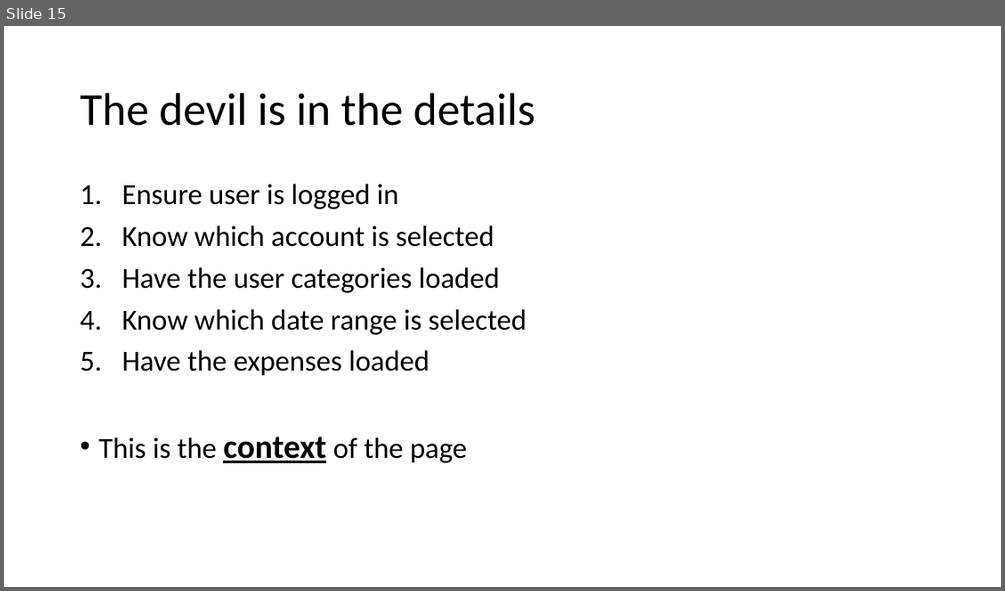
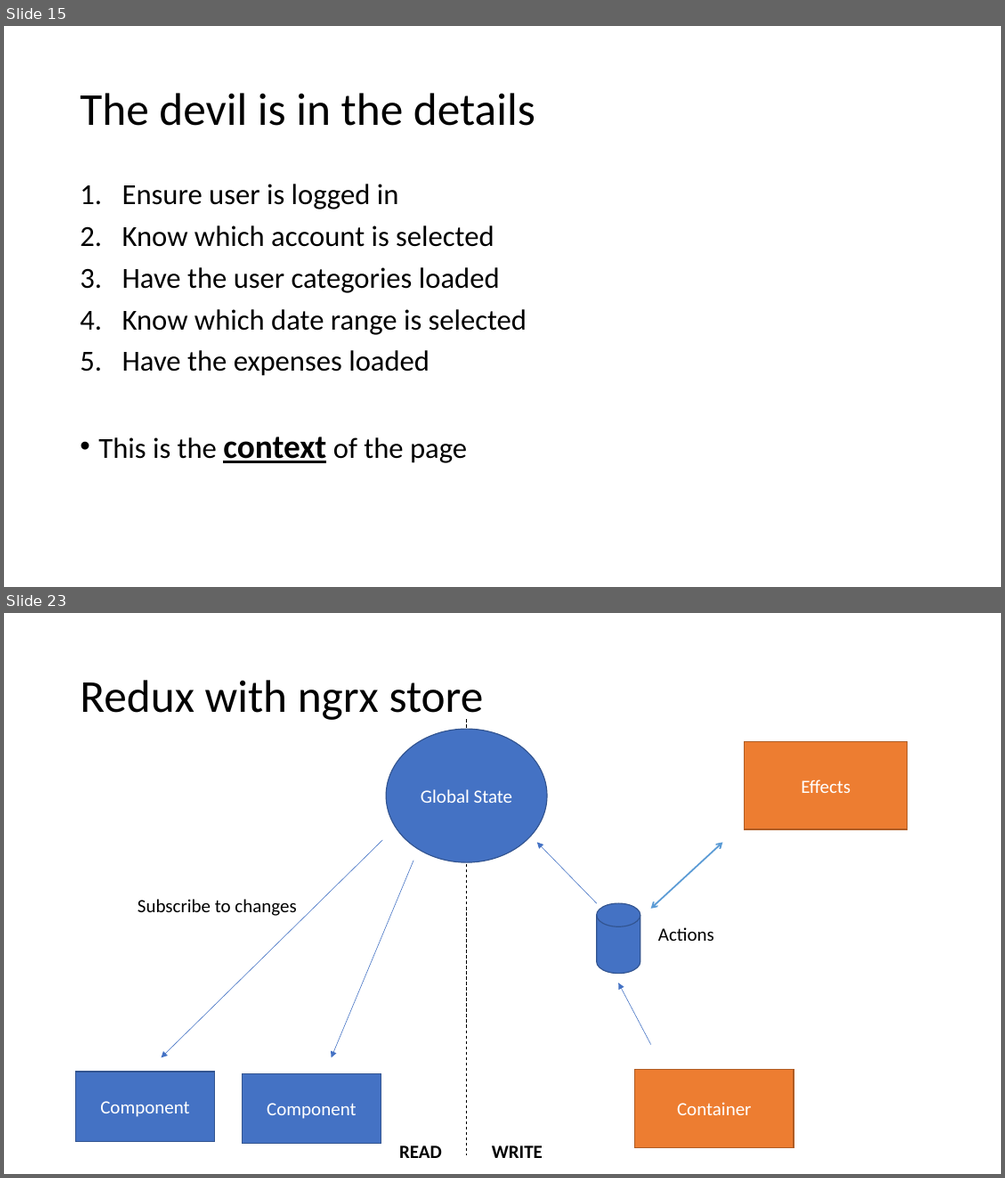
Before and after one commit to Kimserey/BlogArchive, a slide deck: angular/Frontend.pptx. Shown one above the other, each under a label of ours: slide 15 before the commit, slides 15 and 23 after it; the slides between them are not shown. The pictures are 1005x591 and 1005x1178 pixels, drawn with LibreOffice and Linux fonts; fonts in the diff are those of the drawing. Boxes give left, top, right and bottom in pixels: in the first picture for what was removed or moved away, otherwise in the second. Text is boxed around its words. In the diff, an @@ line names an element or a change of style, - is before the commit and + after.

```diff
--- a/angular/Frontend.pptx
+++ b/angular/Frontend.pptx
@@ slide 23 added at [4, 613, 1001, 1174], background #FFFFFF @@
@@ title added at [80, 680, 484, 722], 44 pt, text #000000 @@
+Redux with ngrx store
@@ line added from (467, 719) to (467, 1155), #000000 0.75 pt dashed @@
@@ ellipse added at [386, 729, 547, 863], fill #4472C4, outline #325491 1 pt, 18 pt, text #FFFFFF @@
+Global State
@@ rectangle added at [744, 742, 907, 830], fill #ED7D31, outline #AF5C24 1 pt, 18 pt, text #FFFFFF @@
+Effects
@@ arrow added from (382, 840) to (161, 1057), #4472C4 0.5 pt @@
@@ arrow added from (596, 903) to (537, 842), #4472C4 0.5 pt @@
@@ double arrow added from (651, 908) to (722, 842), #5B9BD5 1.5 pt @@
@@ arrow added from (413, 860) to (332, 1057), #4472C4 0.5 pt @@
@@ text added at [138, 899, 296, 916], 18 pt, text #000000 @@
+Subscribe to changes
@@ cylinder added at [596, 903, 639, 973], fill #4472C4, outline #325491 1 pt @@
@@ text added at [658, 927, 714, 941], 18 pt, text #000000 @@
+Actions
@@ arrow added from (651, 1045) to (619, 982), #4472C4 0.5 pt @@
@@ rectangle added at [76, 1071, 214, 1142], fill #4472C4, outline #325491 1 pt, 18 pt, text #FFFFFF @@
+Component
@@ rectangle added at [243, 1074, 380, 1144], fill #4472C4, outline #325491 1 pt, 18 pt, text #FFFFFF @@
+Component
@@ rectangle added at [635, 1070, 793, 1148], fill #ED7D31, outline #AF5C24 1 pt, 18 pt, text #FFFFFF @@
+Container
@@ text added at [399, 1145, 442, 1158], 18 pt, text #000000, bold @@
+READ
@@ text added at [492, 1145, 542, 1158], 18 pt, text #000000, bold @@
+WRITE
```
Also in this commit, not shown: 1 slide changed, 13 other slides added.
